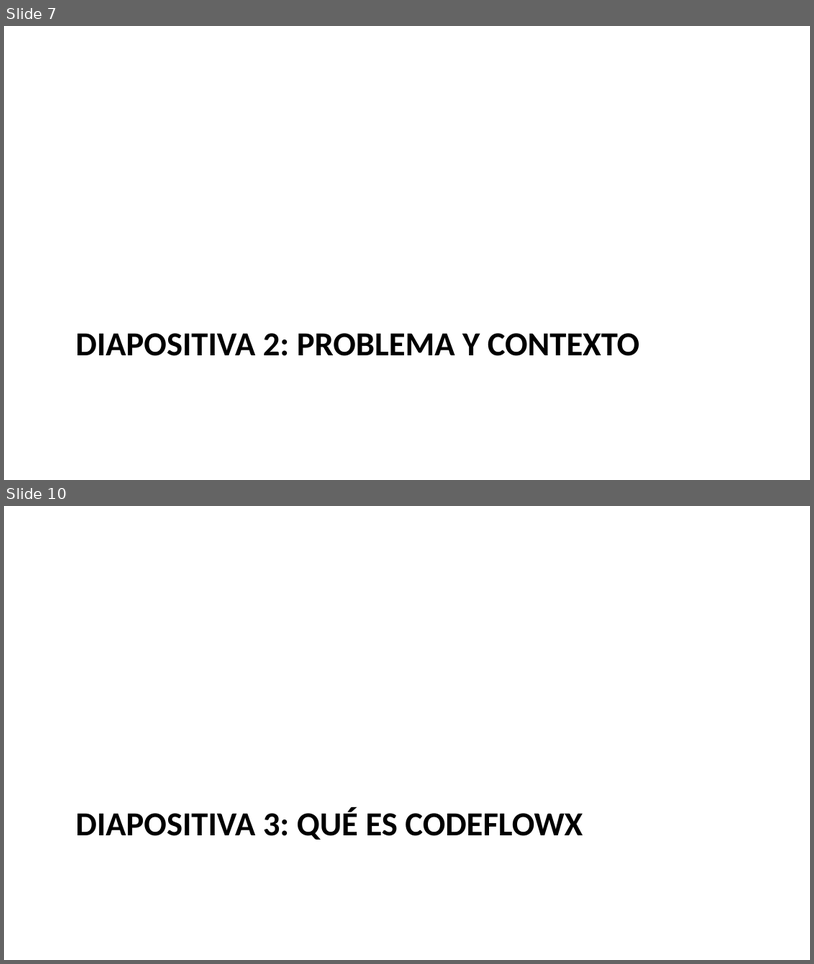
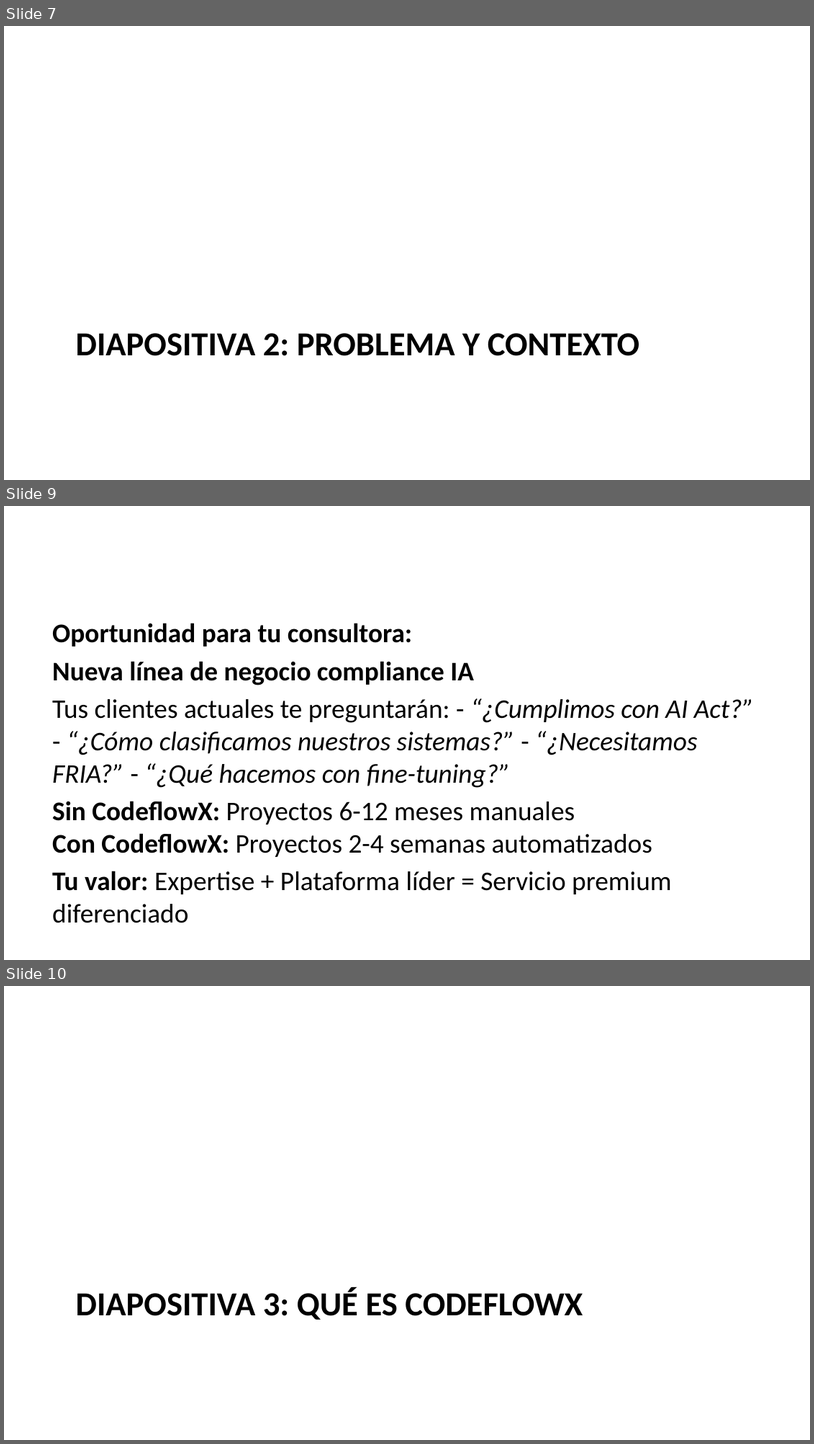
Before and after one commit to codeflowx-ai/codeflowx-govern-web, a slide deck: docs/lanzamiento/PRESENTACION_PARTNERS_TECNOLOGICOS.pptx. Shown one above the other, each under a label of ours: slides 7 and 10 before the commit, slides 7, 9 and 10 after it; the slides between them are not shown. The pictures are 814x964 and 814x1444 pixels, drawn with LibreOffice and Linux fonts; fonts in the diff are those of the drawing. Boxes give left, top, right and bottom in pixels: in the first picture for what was removed or moved away, otherwise in the second. Text is boxed around its words. In the diff, an @@ line names an element or a change of style, - is before the commit and + after.

```diff
--- a/docs/lanzamiento/PRESENTACION_PARTNERS_TECNOLOGICOS.pptx
+++ b/docs/lanzamiento/PRESENTACION_PARTNERS_TECNOLOGICOS.pptx
@@ slide 9 added at box(4, 506, 810, 960), background #FFFFFF @@
@@ text added at box(52, 623, 754, 923), 24 pt, text #000000 @@
+Oportunidad para tu consultora:
+Nueva línea de negocio compliance IA
+Tus clientes actuales te preguntarán: - “¿Cumplimos con AI Act?” - “¿Cómo clasificamos nuestros sistemas?” - “¿Necesitamos FRIA?” - “¿Qué hacemos con fine-tuning?”
+Sin CodeflowX: Proyectos 6-12 meses manuales
+Con CodeflowX: Proyectos 2-4 semanas automatizados
+Tu valor: Expertise + Plataforma líder = Servicio premium diferenciado
```
Also in this commit, not shown: 3 slides changed, 1 slide removed, 2 other files.
